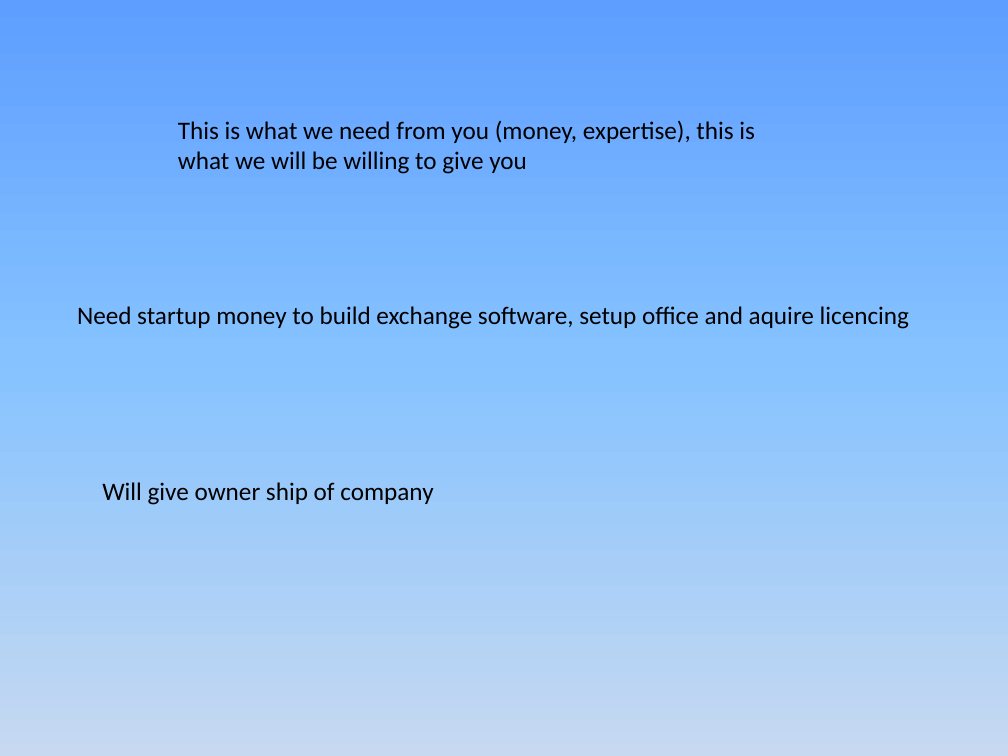
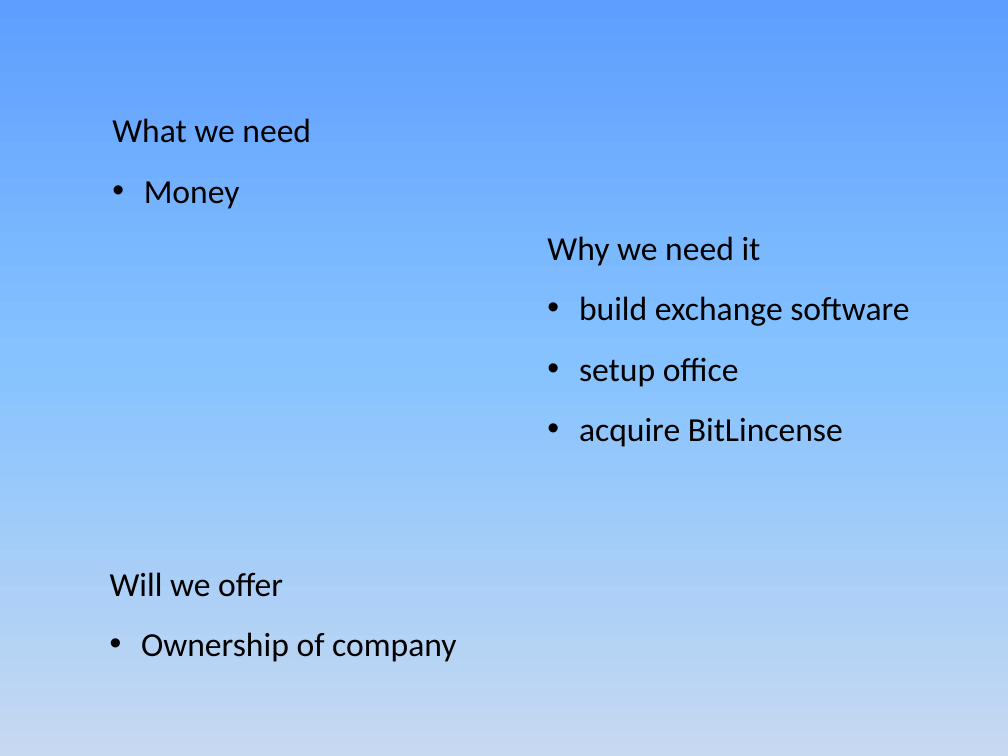
Before and after one commit to JamesLeB/Business, a slide deck: slide 14 of TODO/2-Monday/Presentation1.pptx. Drawn at 1008x756 pixels with LibreOffice and Linux fonts; fonts in the diff are those of the drawing. Boxes give left, top, right and bottom in pixels: in the first picture for what was removed or moved away, otherwise in the second. Text is boxed around its words. In the diff, an @@ line names an element or a change of style, - is before the commit and + after.

```diff
--- a/TODO/2-Monday/Presentation1.pptx
+++ b/TODO/2-Monday/Presentation1.pptx
@@ text at [112, 118, 311, 209]: text changed; size 18 to 24 pt @@
-This is what we need from you (money, expertise), this is what we will be willing to give you
+What we need
+• Money
@@ text added at [547, 236, 909, 447], 24 pt, text #000000 @@
+Why we need it
+• build exchange software
+• setup office
+• acquire BitLincense
@@ text removed at [77, 306, 909, 329] @@
-Need startup money to build exchange software, setup office and aquire licencing
@@ text at [110, 572, 456, 662]: text changed; size 18 to 24 pt @@
-Will give owner ship of company
+Will we offer
+• Ownership of company
```
Also in this commit, not shown: 13 other slides changed, 1 slide added, 1 slide removed, 2 other files.
